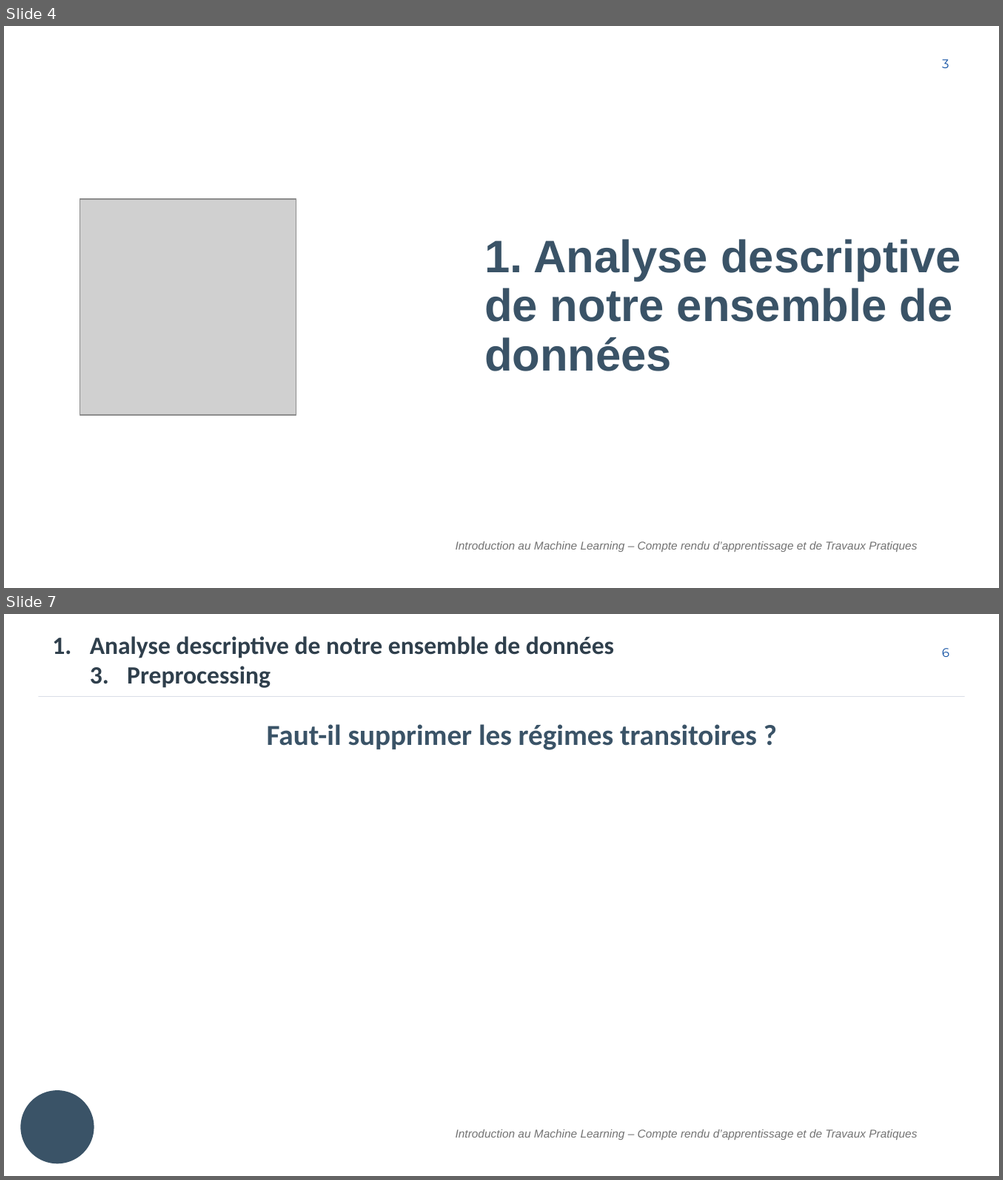
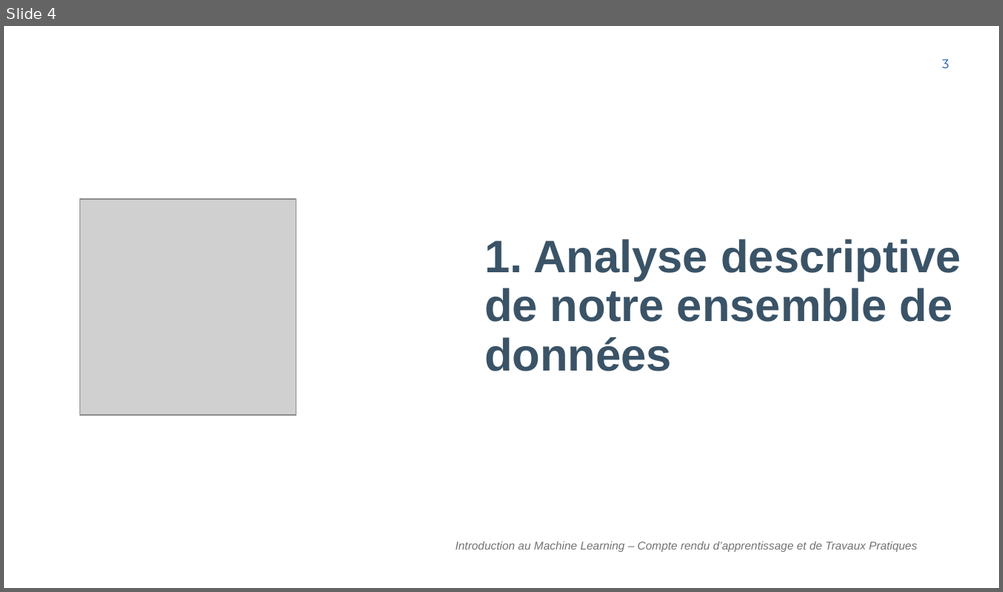
Before and after one commit to will-afs/IML, a slide deck: doc/Rapport.pptx. Shown one above the other, each under a label of ours: slides 4 and 7 before the commit, slide 4 after it; the slides between them are not shown. The pictures are 1003x1180 and 1003x592 pixels, drawn with LibreOffice and Linux fonts; fonts in the diff are those of the drawing; grey boxes stand for pictures; background and template pictures are left out. Boxes give left, top, right and bottom in pixels: in the first picture for what was removed or moved away, otherwise in the second. Text is boxed around its words. In the diff, an @@ line names an element or a change of style, - is before the commit and + after.

```diff
--- a/doc/Rapport.pptx
+++ b/doc/Rapport.pptx
@@ slide 7 removed at (4,614,999,1176), background #FFFFFF @@
@@ text removed at (90,636,614,688) @@
-1. Analyse descriptive de notre ensemble de données
-  3. Preprocessing
@@ page number removed at (942,648,949,657) @@
-6
@@ line removed from (38, 697) to (965, 697) @@
@@ text removed at (267,724,757,750) @@
-Faut-il supprimer les régimes transitoires ?
@@ ellipse removed at (20,1091,94,1164) @@
@@ text removed at (455,1130,916,1140) @@
-Introduction au Machine Learning – Compte rendu d’apprentissage et de Travaux Pratiques
```
Also in this commit, not shown: 12 slides changed, 7 slides added, 5 other slides removed, 26 other files.
